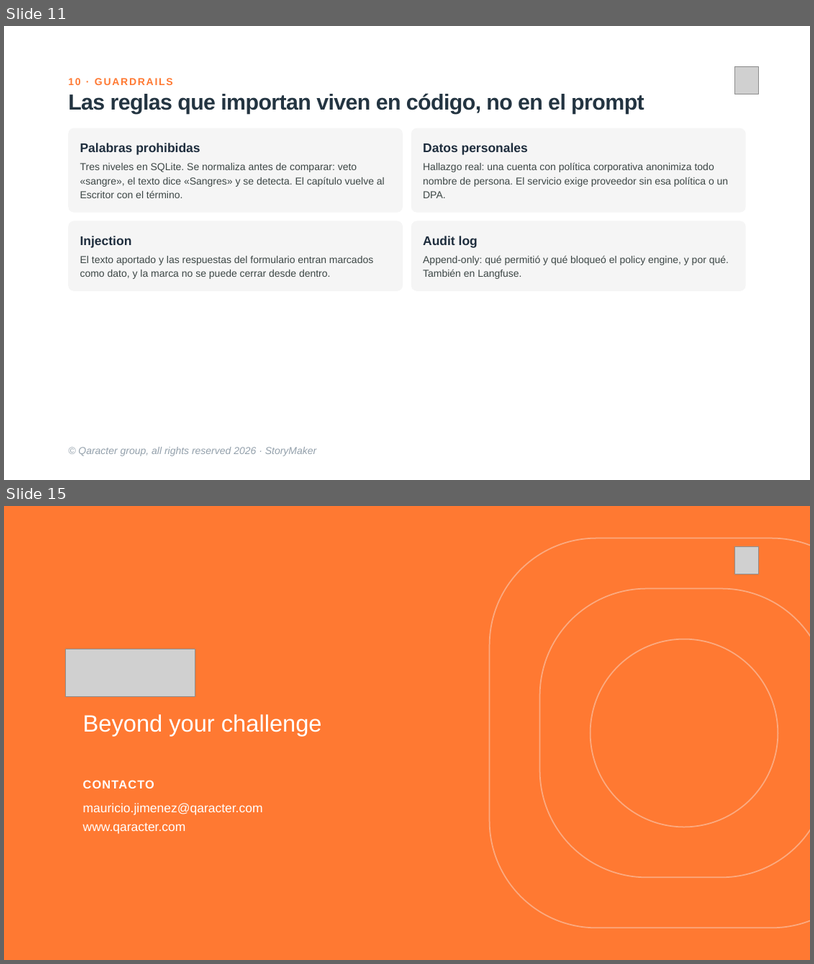
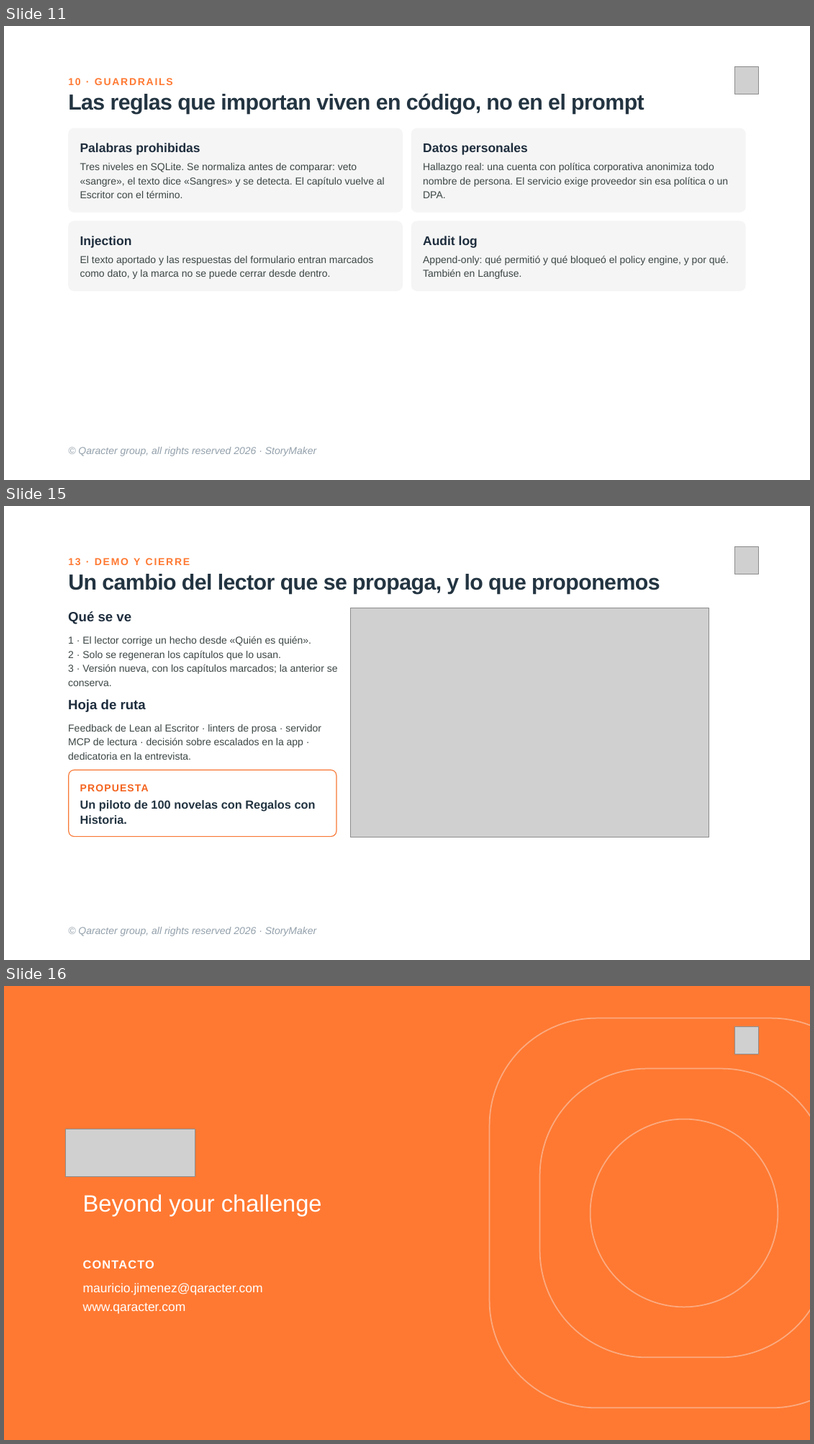
Before and after one commit to maujimenez4/ciberpunk-storymaker, a slide deck: presentacion/storymaker-deck.pptx. Shown one above the other, each under a label of ours: slides 11 and 15 before the commit, slides 11, 15 and 16 after it; the slides between them are not shown. The pictures are 814x964 and 814x1444 pixels, drawn with LibreOffice and Linux fonts; fonts in the diff are those of the drawing; grey boxes stand for pictures. Boxes give left, top, right and bottom in pixels: in the first picture for what was removed or moved away, otherwise in the second. Text is boxed around its words. In the diff, an @@ line names an element or a change of style, - is before the commit and + after.

```diff
--- a/presentacion/storymaker-deck.pptx
+++ b/presentacion/storymaker-deck.pptx
@@ slide 15 added at bbox=[4, 506, 810, 960], background #FFFFFF @@
@@ picture added at bbox=[735, 546, 759, 574] @@
@@ text added at bbox=[68, 558, 190, 565], 12 pt, text #FF7932, bold @@
+13 · DEMO Y CIERRE
@@ text added at bbox=[68, 574, 661, 594], 26 pt, text #233441, bold @@
+Un cambio del lector que se propaga, y lo que proponemos
@@ text added at bbox=[68, 611, 131, 624], 16 pt, text #1E2D3D, bold @@
+Qué se ve
@@ picture added at bbox=[350, 608, 710, 837] @@
@@ text added at bbox=[68, 636, 338, 686], 12 pt, text #3C4645 @@
+1 · El lector corrige un hecho desde «Quién es quién».
+2 · Solo se regeneran los capítulos que lo usan.
+3 · Versión nueva, con los capítulos marcados; la anterior se conserva.
@@ text added at bbox=[68, 699, 146, 712], 16 pt, text #1E2D3D, bold @@
+Hoja de ruta
@@ text added at bbox=[68, 724, 322, 759], 12 pt, text #3C4645 @@
+Feedback de Lean al Escritor · linters de prosa · servidor MCP de lectura · decisión sobre escalados en la app · dedicatoria en la entrevista.
@@ rounded rectangle added at bbox=[69, 770, 337, 836], outline #F87936 1 pt @@
@@ text added at bbox=[80, 784, 149, 791], 12 pt, text #F4631E, bold @@
+PROPUESTA
@@ text added at bbox=[80, 800, 316, 824], 14 pt, text #233441, bold @@
+Un piloto de 100 novelas con Regalos con Historia.
@@ text added at bbox=[78, 926, 316, 936], 12 pt, text #93A0AB, italic @@
+© Qaracter group, all rights reserved 2026 · StoryMaker
@@ what was slide 15 is now slide 16 @@
```
Also in this commit, not shown: 4 slides changed, 1 other slide added, 1 slide removed, 2 other files.
